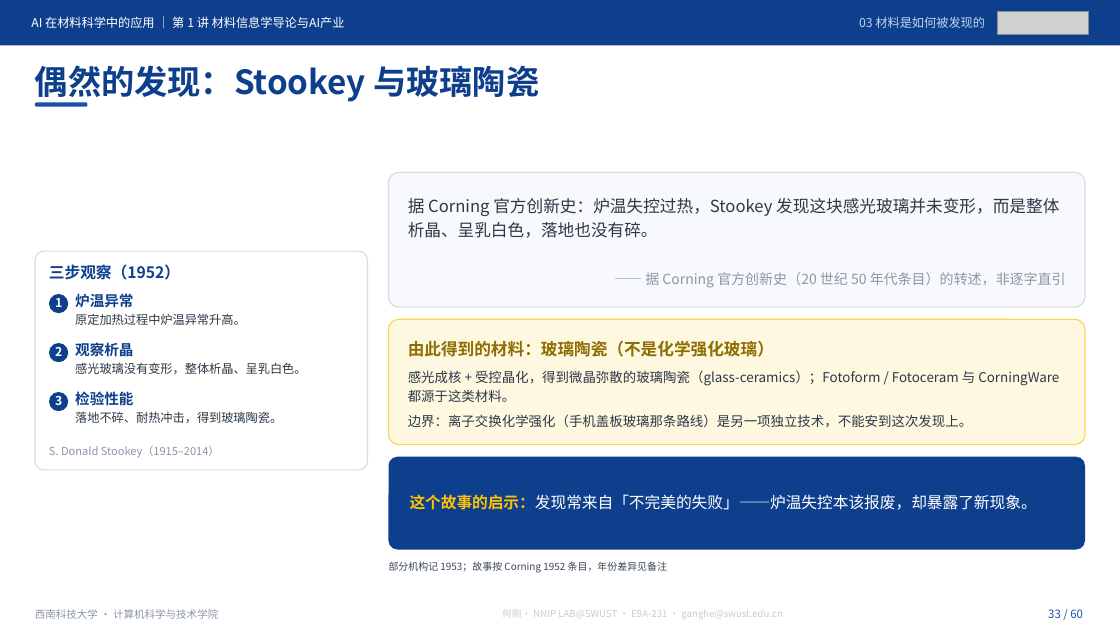
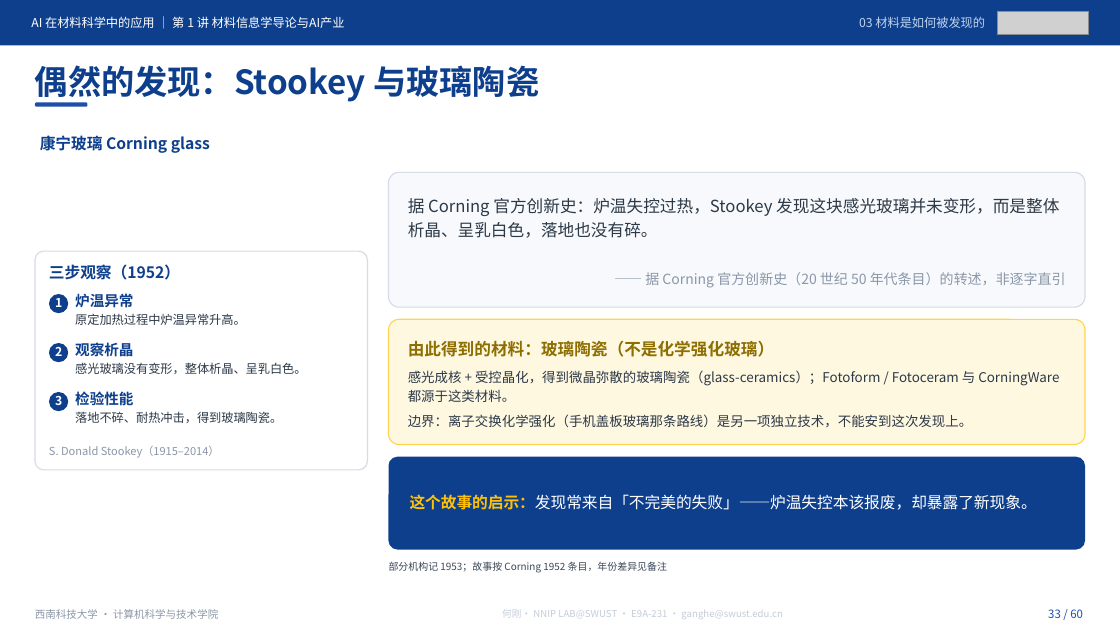
Before and after one commit to cosfrist/Applications-of-Artificial-Intelligence-in-Materials-Science-SWUST, a slide deck: slide 33 of lectures/01-材料信息学导论与AI产业/AI在材料科学中的应用-第1讲 材料信息学导论与AI产业-V5.pptx. Drawn at 1120x630 pixels with LibreOffice and Linux fonts; fonts in the diff are those of the drawing; grey boxes stand for pictures. Boxes give left, top, right and bottom in pixels: in the first picture for what was removed or moved away, otherwise in the second. Text is boxed around its words. In the diff, an @@ line names an element or a change of style, - is before the commit and + after.

```diff
--- a/lectures/01-材料信息学导论与AI产业/AI在材料科学中的应用-第1讲 材料信息学导论与AI产业-V5.pptx
+++ b/lectures/01-材料信息学导论与AI产业/AI在材料科学中的应用-第1讲 材料信息学导论与AI产业-V5.pptx
@@ text added at bbox=[40, 134, 210, 155], 13.5 pt, text #0E3F8C, bold @@
+康宁‌玻璃 Corning glass
```
Also in this commit, not shown: 11 other slides changed, 5 other files.
